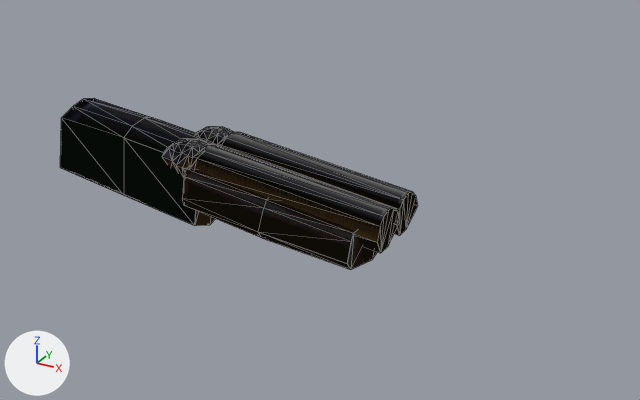
What one commit did to the Blender file qcde q1 ssg.blend.
Both versions are drawn from a camera (50 mm lens) standing at (22.08, -19.26, 1.82) and looking at (11.28, 0.39, -8.0). The lights are fixed; the arrows at lower left show +X, +Y and +Z. Mesh edges are drawn as thin lines.

Names of what the first picture shows: 'D:\\qcde_skins\\Q1_Weapons_Remastered\\Edited models Q2021 by Ash1'.
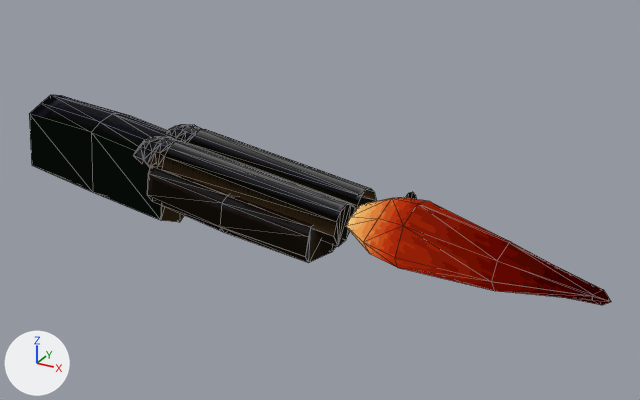
Patch to the scene script:
```diff
--- a/qcde q1 ssg.blend.py
+++ b/qcde q1 ssg.blend.py
@@ me_d__qcde_skins_q1_weapons_remastered_edited_models_q2021_by__001 @@
-me_d__qcde_skins_q1_weapons_remastered_edited_models_q2021_by__001.from_pydata(...)  # 358 vertices, 458 faces; spans x 2.8..13.81, y -1.5..1.5, z -9.4..-6.18
+me_d__qcde_skins_q1_weapons_remastered_edited_models_q2021_by__001.from_pydata(...)  # 303 vertices, 378 faces; spans x 1.57..13.81, y -1.5..1.5, z -9.55..-6.25
+# me_d__qcde_skins_q1_weapons_remastered_edited_models_q2021_by__001 part 1: the loose piece of 55 vertices spanning x 6.98..13.81, y -1.29..0.09, z -7.97..-6.51 is rebuilt with 55 vertices and now spans x 5.96..12.59, y -1.27..0.09, z -8.09..-6.66
+# me_d__qcde_skins_q1_weapons_remastered_edited_models_q2021_by__001 part 2: the loose piece of 33 vertices spanning x 6.98..13.81, y -0.11..1.26, z -8.5..-6.96 is rebuilt with 33 vertices and now spans x 5.96..12.59, y -0.11..1.26, z -8.61..-7.11
+# me_d__qcde_skins_q1_weapons_remastered_edited_models_q2021_by__001 part 3: the loose piece of 33 vertices spanning x 6.98..13.81, y -1.29..0.09, z -8.5..-6.96 is rebuilt with 33 vertices and now spans x 5.96..12.59, y -1.27..0.09, z -8.61..-7.11
+# me_d__qcde_skins_q1_weapons_remastered_edited_models_q2021_by__001 part 4: the loose piece of 21 vertices spanning x 8.0..13.3, y -1.5..1.5, z -8.65..-6.96 is rebuilt with 21 vertices and now spans x 6.78..12.08, y -1.5..1.5, z -8.76..-7.11
+# me_d__qcde_skins_q1_weapons_remastered_edited_models_q2021_by__001 part 5: the loose piece of 15 vertices spanning x 7.9..13.1, y -1.5..1.5, z -9.21..-7.94 is rebuilt with 15 vertices and now spans x 6.67..11.88, y -1.5..1.5, z -9.28..-8.09
+# me_d__qcde_skins_q1_weapons_remastered_edited_models_q2021_by__001 part 6: the loose piece of 15 vertices spanning x 3.21..8.2, y -0.89..0.86, z -7.15..-6.18 is rebuilt with 15 vertices and now spans x 1.88..6.98, y -0.89..0.86, z -7.26..-6.25
+# me_d__qcde_skins_q1_weapons_remastered_edited_models_q2021_by__001 part 7: the loose piece of 6 vertices spanning x 2.9..8.2, y -0.89, z -9.02..-6.55 is rebuilt with 6 vertices and now spans x 1.68..6.98, y -0.89, z -9.13..-6.63
+# me_d__qcde_skins_q1_weapons_remastered_edited_models_q2021_by__001 part 8: a new loose piece of 55 vertices spanning x 5.96..12.59, y -0.11..1.26, z -8.09..-6.66, in mat_d__qcde_skins_q1_weapons_remastered_edited_models_q2021_by__001 (picture img_d__qcde_skins_q1_weapons_remastered_edited_models_q2021_by__010)
+# me_d__qcde_skins_q1_weapons_remastered_edited_models_q2021_by__001 part 9: 6 loose pieces with 101 vertices, spanning x 2.8..13.81, y -1.5..1.47, z -9.4..-6.18, are deleted
+# me_d__qcde_skins_q1_weapons_remastered_edited_models_q2021_by__001 part 10: 55 vertices removed from x 6.98..13.81, y -0.11..1.26, z -7.97..-6.51; 19 vertices added at x 6.67..6.98, y -1.5..1.47, z -9.55..-6.92
+# me_d__qcde_skins_q1_weapons_remastered_edited_models_q2021_by__001 part 11: 19 vertices added at x 11.88..12.59, y -1.5..1.47, z -9.28..-7.49
 me_d__qcde_skins_q1_weapons_remastered_edited_models_q2021_by__001.materials.append(mat_d__qcde_skins_q1_weapons_remastered_edited_models_q2021_by__001)
@@ ob_d__qcde_skins_q1_weapons_remastered_edited_models_q2021_by__015 @@
+ob_d__qcde_skins_q1_weapons_remastered_edited_models_q2021_by__015 = bpy.data.objects.new('D:\\qcde_skins\\Q1_Weapons_Remastered\\Edited models Q2021 by .015', me_d__qcde_skins_q1_weapons_remastered_edited_models_q2021_by__017)  # 55 vertices, 80 faces; spans x 12.69..19.32, y -1.34..1.26, z -9.17..-7.3; in mat_d__qcde_skins_q1_weapons_remastered_edited_models_q2021_by__001 (picture img_d__qcde_skins_q1_weapons_remastered_edited_models_q2021_by__010)
+ob_d__qcde_skins_q1_weapons_remastered_edited_models_q2021_by__015.location = (0.0, 0.0, 0.0)
```

Pixel boxes (x1, y1, x2, y2) of what changed, in the pictures (640 x 400 px):
'D:\\qcde_skins\\Q1_Weapons_Remastered\\Edited models Q2021 by Ash1', reshaped (8% wider): before (60, 98, 418, 270); after (29, 95, 416, 263)
'D:\\qcde_skins\\Q1_Weapons_Remastered\\Edited models Q2021 by .015', added (red): after (346, 197, 611, 305)
part 1 of me_d__qcde_skins_q1_weapons_remastered_edited_models_q2021_by__001, rebuilt (6% narrower): before (162, 139, 393, 242); after (133, 136, 350, 236)
part 2 of me_d__qcde_skins_q1_weapons_remastered_edited_models_q2021_by__001, rebuilt: before (394, 225, 399, 235); after (356, 196, 375, 210)
part 3 of me_d__qcde_skins_q1_weapons_remastered_edited_models_q2021_by__001, rebuilt (7% narrower, 6% shorter): before (162, 157, 381, 253); after (134, 156, 338, 246)
part 4 of me_d__qcde_skins_q1_weapons_remastered_edited_models_q2021_by__001, rebuilt: before (182, 166, 356, 264); after (147, 164, 313, 257)
part 5 of me_d__qcde_skins_q1_weapons_remastered_edited_models_q2021_by__001, rebuilt: before (182, 199, 351, 270); after (148, 196, 309, 263)
part 6 of me_d__qcde_skins_q1_weapons_remastered_edited_models_q2021_by__001, rebuilt: before (62, 98, 219, 152); after (29, 95, 185, 151)
part 7 of me_d__qcde_skins_q1_weapons_remastered_edited_models_q2021_by__001, rebuilt: before (60, 118, 196, 226); after (29, 114, 162, 220)
part 8 of me_d__qcde_skins_q1_weapons_remastered_edited_models_q2021_by__001, added: after (167, 125, 376, 209)
part 9 of me_d__qcde_skins_q1_weapons_remastered_edited_models_q2021_by__001, deleted: before (195, 145, 400, 269)
part 10 of me_d__qcde_skins_q1_weapons_remastered_edited_models_q2021_by__001, cut back: before (195, 127, 416, 235); after (161, 142, 185, 222)
part 11 of me_d__qcde_skins_q1_weapons_remastered_edited_models_q2021_by__001, added (black): after (305, 204, 356, 263)
